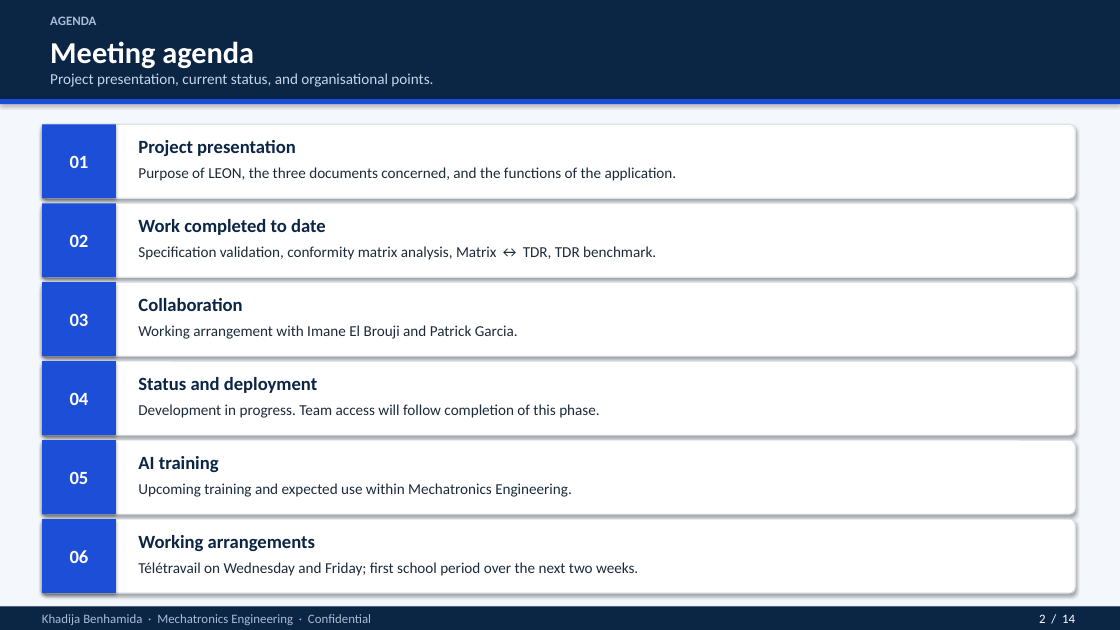
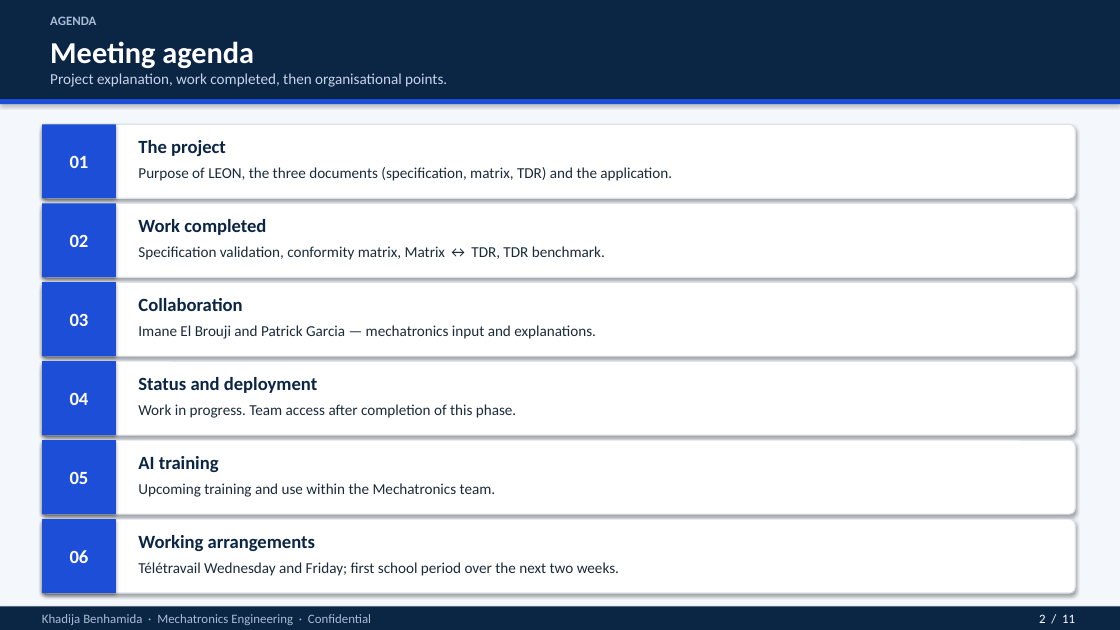
Before and after one commit to Rihabbbbbbbbb/leon_spec, a slide deck: slide 2 of docs/LEON_intro_for_non_specialists.pptx. Drawn at 1120x630 pixels with LibreOffice and Linux fonts; fonts in the diff are those of the drawing. Boxes give left, top, right and bottom in pixels: in the first picture for what was removed or moved away, otherwise in the second. Text is boxed around its words. In the diff, an @@ line names an element or a change of style, - is before the commit and + after.

```diff
--- a/docs/LEON_intro_for_non_specialists.pptx
+++ b/docs/LEON_intro_for_non_specialists.pptx
@@ text at (50,73,447,87): text changed @@
-Project presentation, current status, and organisational points.
+Project explanation, work completed, then organisational points.
@@ text at (138,140,226,156): text changed @@
-Project presentation
+The project
@@ text at (138,167,672,181): text changed @@
-Purpose of LEON, the three documents concerned, and the functions of the application.
+Purpose of LEON, the three documents (specification, matrix, TDR) and the application.
@@ text at (138,219,266,235): text changed @@
-Work completed to date
+Work completed
@@ text at (138,246,605,260): text changed @@
-Specification validation, conformity matrix analysis, Matrix ↔ TDR, TDR benchmark.
+Specification validation, conformity matrix, Matrix ↔ TDR, TDR benchmark.
@@ text at (138,325,596,339): text changed @@
-Working arrangement with Imane El Brouji and Patrick Garcia.
+Imane El Brouji and Patrick Garcia — mechatronics input and explanations.
@@ text at (138,404,516,418): text changed @@
-Development in progress. Team access will follow completion of this phase.
+Work in progress. Team access after completion of this phase.
@@ text at (138,483,496,497): text changed @@
-Upcoming training and expected use within Mechatronics Engineering.
+Upcoming training and use within the Mechatronics team.
@@ text at (138,562,619,576): text changed @@
-Télétravail on Wednesday and Friday; first school period over the next two weeks.
+Télétravail Wednesday and Friday; first school period over the next two weeks.
@@ text at (1039,614,1075,623): text changed @@
-2 / 14
+2 / 11
```
Also in this commit, not shown: 10 other slides changed, 3 slides removed, 1 other file.
